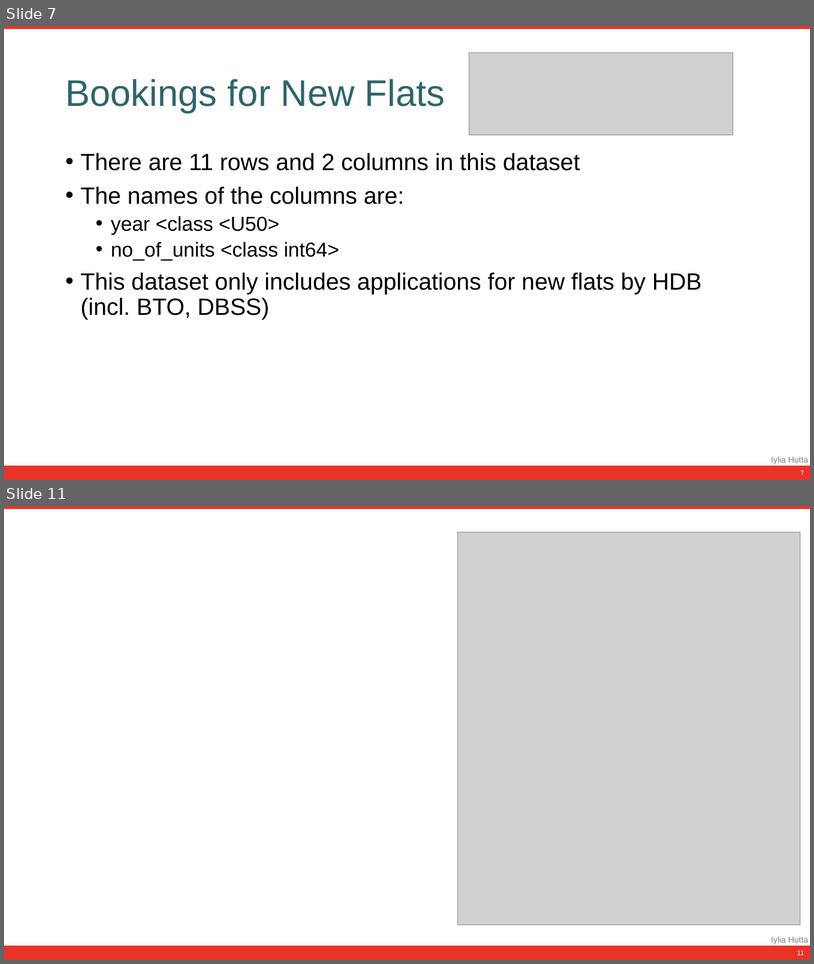
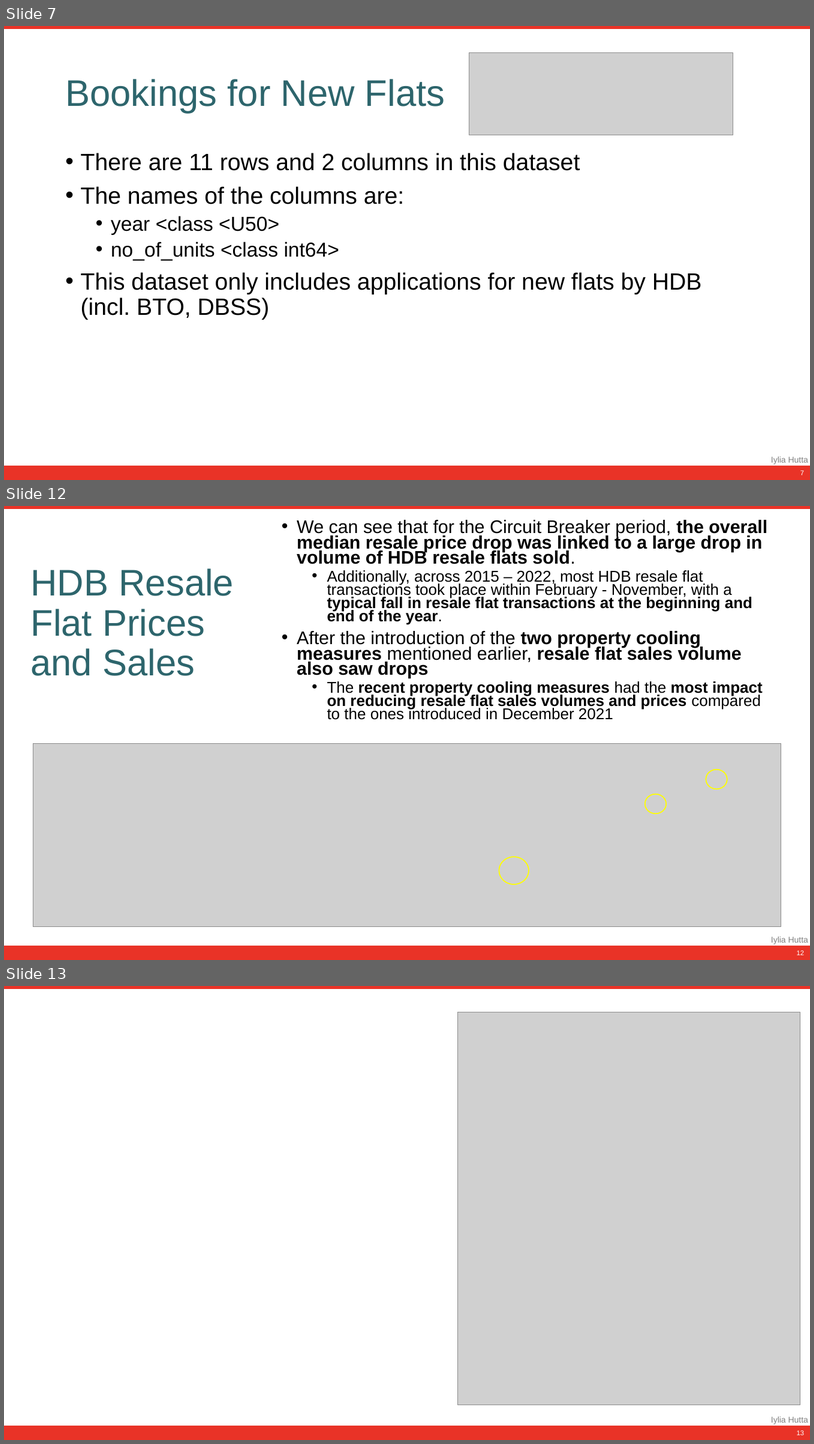
Before and after one commit to iyliahutta/Intro-to-Programming-for-DS, a slide deck: CA1/CA1 Slides.pptx. Shown one above the other, each under a label of ours: slides 7 and 11 before the commit, slides 7, 12 and 13 after it; the slides between them are not shown. The pictures are 814x964 and 814x1444 pixels, drawn with LibreOffice and Linux fonts; fonts in the diff are those of the drawing; grey boxes stand for pictures. Boxes give left, top, right and bottom in pixels: in the first picture for what was removed or moved away, otherwise in the second. Text is boxed around its words. In the diff, an @@ line names an element or a change of style, - is before the commit and + after.

Commit message:
resale price and sales slides and code snippet

```diff
--- a/CA1/CA1 Slides.pptx
+++ b/CA1/CA1 Slides.pptx
@@ slide 12 added at (4,506,810,960), background #FFFFFF; not listed: 3 template elements that a slide beside it also shows @@
@@ text added at (297,520,768,720), 18.6 pt, text #000000, bold @@
+• We can see that for the Circuit Breaker period, the overall median resale price drop was linked to a large drop in volume of HDB resale flats sold.
+  • Additionally, across 2015 – 2022, most HDB resale flat transactions took place within February - November, with a typical fall in resale flat transactions at the beginning and end of the year.
+• After the introduction of the two property cooling measures mentioned earlier, resale flat sales volume also saw drops
+  • The recent property cooling measures had the most impact on reducing resale flat sales volumes and prices compared to the ones introduced in December 2021
@@ title added at (30,568,234,676), 44 pt, text #2D656C @@
+HDB Resale Flat Prices and Sales
@@ picture added at (33,743,782,927) @@
@@ donut added at (707,769,728,789), fill #92D050, outline #FFFF00 1 pt @@
@@ donut added at (645,794,666,813), fill #92D050, outline #FFFF00 1 pt @@
@@ donut added at (500,857,529,884), fill #92D050, outline #FFFF00 1 pt @@
@@ page number added at (797,950,804,955), 8 pt, text #FFFFFF @@
+12
@@ what was slide 11 is now slide 13 @@
@@ page number at (797,1430,804,1435): text changed @@
-11
+13
```
Also in this commit, not shown: 2 slides changed, 2 other slides added, 1 slide removed, 1 other file.
